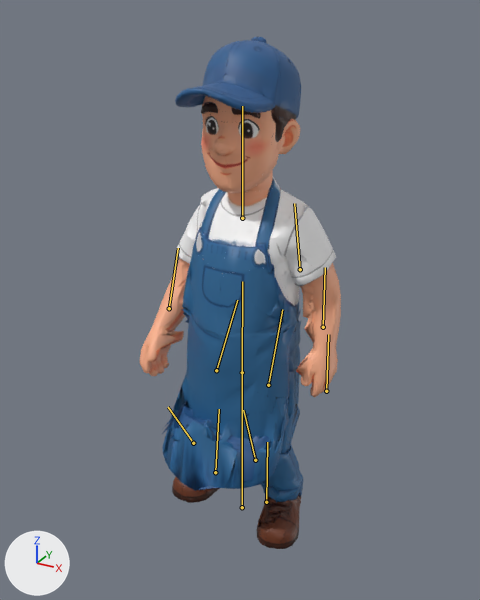
Two versions of the FBX model unity/CheckoutSimulator/Assets/Art/Characters/Meshy/Workers/Worker_Fishmonger.fbx, one commit apart.
Camera for both pictures: a 50 mm camera at (1.36, -2.49, 2.46) aimed at (-0.01, 0.0, 1.22). Every picture has the same lights, and +X, +Y and +Z are marked at lower left. The first picture is the older version. Both versions are drawn at frame 20 of the action 'Worker_Fishmonger_Rig|Worker_Fishmonger_Rig|Walking'; the numbers are the values there. The bones that change, and the others that lie on the model, are drawn over the model as lines.

In view in the first picture: 'Worker_Fishmonger_MeshyBody.001'.
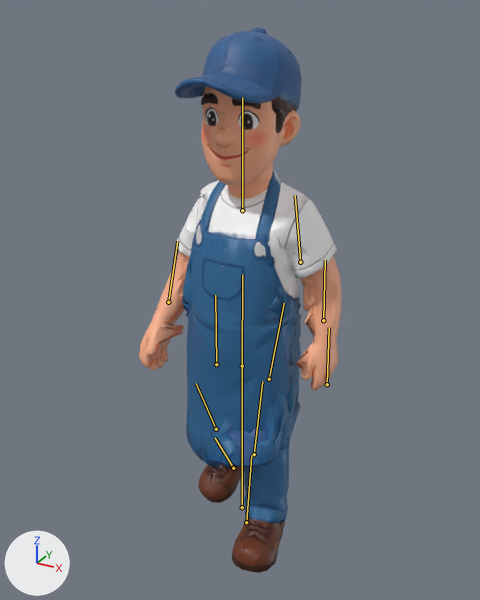
Location of each change, [x1, y1, x2, y2] in pixels of the pictures (480 x 600 px):
'Worker_Fishmonger_MeshyBody.001', posed (6% taller): before [140, 36, 341, 549]; after [139, 27, 341, 573]
bone 'Torso', root to tip: before (242, 372) to (242, 281); after (242, 366) to (242, 274)
bone 'Thigh_L', root to tip: before (216, 370) to (237, 300); after (216, 364) to (215, 295)
bone 'Shin_L', root to tip: before (193, 443) to (168, 407); after (216, 429) to (196, 383)
bone 'Foot_L', root to tip: before (215, 472) to (219, 409); after (233, 468) to (215, 438)
bone 'Thigh_R', root to tip: before (268, 385) to (282, 309); after (269, 379) to (284, 303)
bone 'Shin_R', root to tip: before (255, 460) to (243, 410); after (254, 454) to (262, 381)
bone 'Foot_R', root to tip: before (266, 502) to (267, 442); after (246, 522) to (251, 455)

What the commit changed:
Bone 'Torso' (bone_torso) moves from (0.0, -0.047, 0.0) to (0.0, -0.013, 0.0).
Bone 'Thigh_L' (bone_thigh_l) turns from (-36, 0, 0) to (-2, 0, 1) degrees about its own x, y and z.
Bone 'Shin_L' (bone_shin_l) turns from (67, 0, 0) to (25, 0, 1) degrees about its own x, y and z.
Bone 'Foot_L' (bone_foot_l) turns from (-38, 0, 0) to (8, 4, -2) degrees about its own x, y and z.
Bone 'Thigh_R' (bone_thigh_r) turns from (-21, 0, 0) to (-24, 0, 0) degrees about its own x, y and z.
Bone 'Shin_R' (bone_shin_r) turns from (41, 0, 0) to (13, 0, -1) degrees about its own x, y and z.
Bone 'Foot_R' (bone_foot_r) turns from (-19, 0, 0) to (3, -6, 0) degrees about its own x, y and z.
